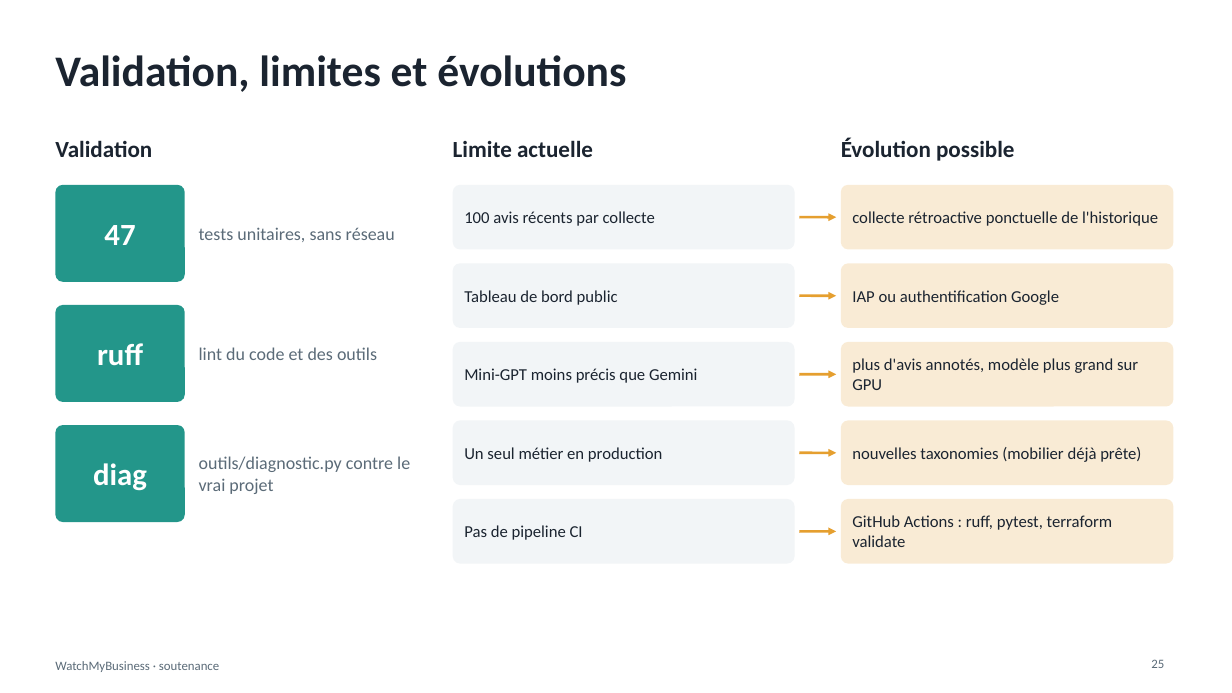
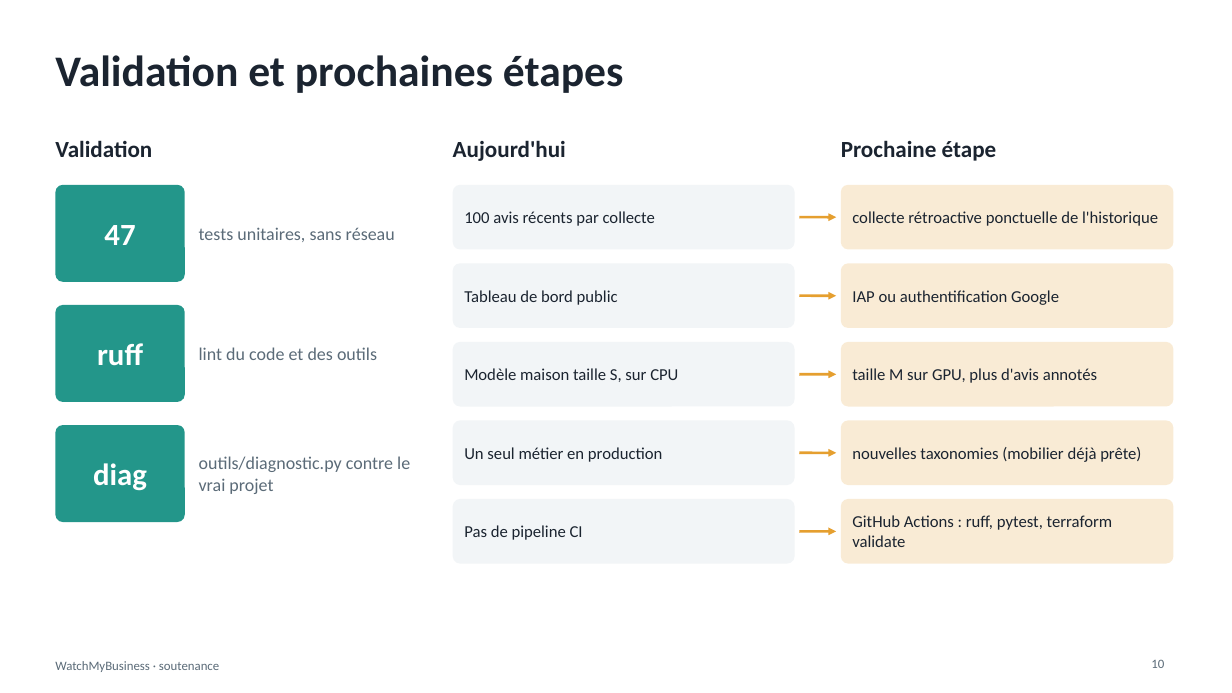
Before and after one commit to jackamrl/watchMyBusiness, a slide deck: slide 10 of docs/WatchMyBusiness-soutenance.pptx (slide 25 before the commit). Drawn at 1232x693 pixels with LibreOffice and Linux fonts; fonts in the diff are those of the drawing. Boxes give left, top, right and bottom in pixels: in the first picture for what was removed or moved away, otherwise in the second. Text is boxed around its words. In the diff, an @@ line names an element or a change of style, - is before the commit and + after.

```diff
--- a/docs/WatchMyBusiness-soutenance.pptx
+++ b/docs/WatchMyBusiness-soutenance.pptx
@@ title at (55, 55, 624, 93): text changed @@
-Validation, limites et évolutions
+Validation et prochaines étapes
@@ text at (453, 140, 566, 161): text changed @@
-Limite actuelle
+Aujourd'hui
@@ text at (841, 140, 997, 161): text changed @@
-Évolution possible
+Prochaine étape
@@ text at (464, 368, 678, 382): text changed @@
-Mini-GPT moins précis que Gemini
+Modèle maison taille S, sur CPU
@@ text at (852, 368, 1097, 383): text changed @@
-plus d'avis annotés, modèle plus grand sur GPU
+taille M sur GPU, plus d'avis annotés
@@ text at (1151, 660, 1164, 668): text changed @@
-25
+10
```
Also in this commit, not shown: 19 other slides changed, 3 slides added, 1 slide removed, 44 other files.
